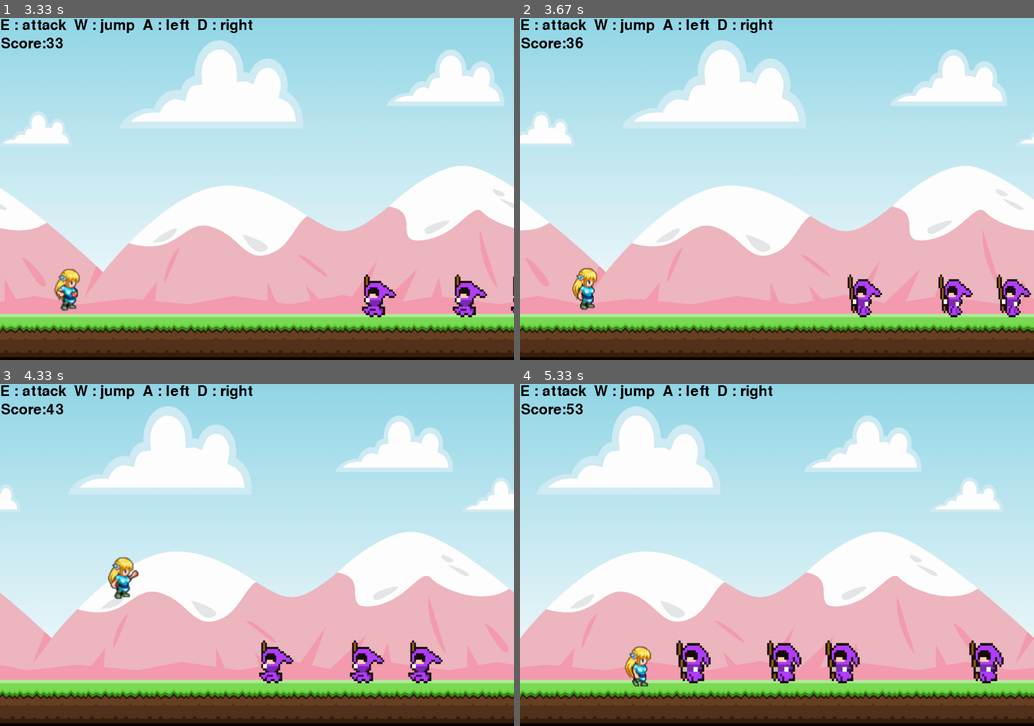
Above: before the commit, frames 1-4 (two rows, left to right).
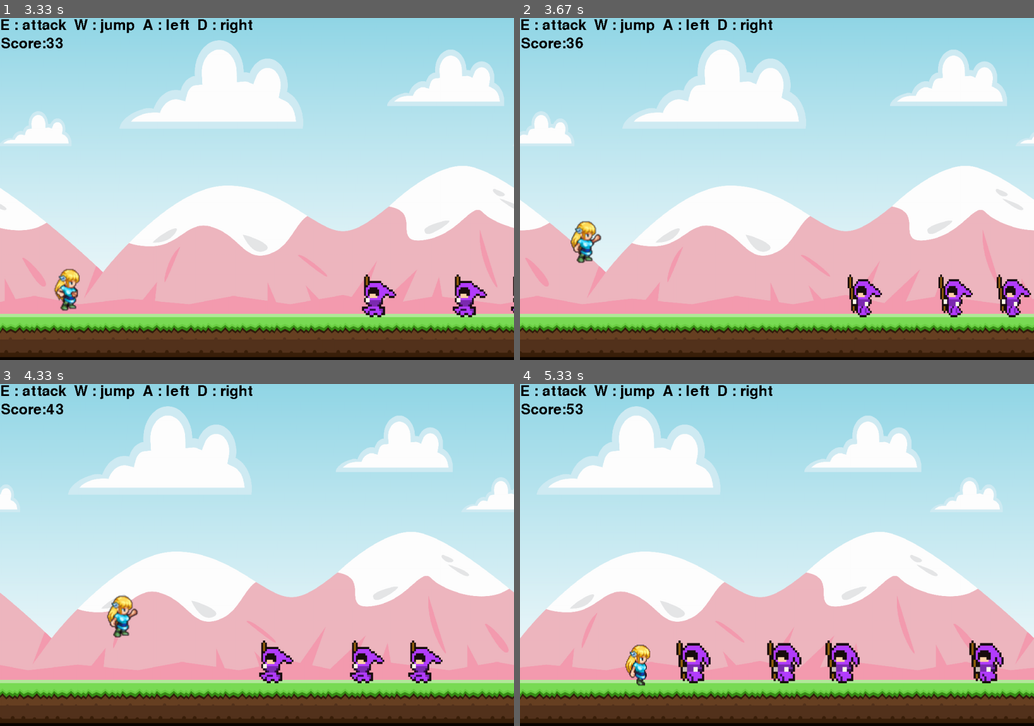
Above: after the commit, the same moments.

Repository: YOU327/-pygame
Game: pygame game, started from shit.py
The game is run twice, just before and just after one commit, with the same random seed, the same clock (stepped at 60 frames per second) and the same inputs.
Inputs:
- Up to frame 1 (3.33 s): hold E 0.33-0.8 s; hold D 0.33-0.8 s; hold D 0.83-1.3 s; hold W 1.33-1.63 s; hold D 1.67-2.13 s; hold A 2.17-2.7 s; hold A 2.73-3.13 s; hold E from 3.17 s (still down); hold W from 3.17 s (still down)
- Up to frame 2 (3.67 s): release E at 3.53 s; release W at 3.53 s; hold W from 3.57 s (still down)
- Up to frame 3 (4.33 s): release W at 3.93 s; hold D from 3.97 s (still down)
- Up to frame 4 (5.33 s): release D at 4.6 s; hold A 4.63-5.1 s; hold D from 5.13 s (still down)

Frame 1 is identical in both runs. In frame 2, 0.9% of the frame differs, in the area x 9-16%, y 59-86%; in frame 3, 0.9%, in the area x 20-27%, y 50-75%; in frame 4, 0.4%.

Commit message:
攻擊優化

Diff:
--- a/shit.py
+++ b/shit.py
@@ -119,6 +119,7 @@
 screen_shake_intensity = 0
 combo_count = 0
 combo_timer = 0
+hover_timer = 0
 window = pygame.display.set_mode((WIDTH, HEIGHT))
 screen = pygame.Surface((WIDTH, HEIGHT))
 pygame.display.set_caption("追趕跑跳碰")
@@ -258,6 +259,7 @@
         if is_update:
             if keys[pygame.K_w] and good_rec.bottom >= HEIGHT - 90:
                 good_gravity = -26
+                hover_timer = 0
             if keys[pygame.K_d]:
                 good_rec.x += 6
                 if good_rec.x > WIDTH - 5:
@@ -268,20 +270,25 @@
                     good_rec.x = 0
 
             if keys[pygame.K_e] and good_rec.bottom < HEIGHT - 90:
-                good_gravity = 0
+                if hover_timer < 15:
+                    good_gravity = 0
+                    hover_timer += 1
+                else:
+                    good_gravity += 1
             else:
                 good_gravity += 1
 
             good_rec.y += good_gravity
-            if good_rec.bottom > HEIGHT - 90:
+            if good_rec.bottom >= HEIGHT - 90:
                 good_rec.bottom = HEIGHT - 90
                 good_gravity = 0
+                hover_timer = 0
         screen.blit(good_surface, good_rec)
 
         for p in punch_effects_list[:]:
             if is_update:
                 p['timer'] += 1
-            if p['timer'] > 12:
+            if p['timer'] > 8:
                 if is_update:
                     punch_effects_list.remove(p)
             else:
